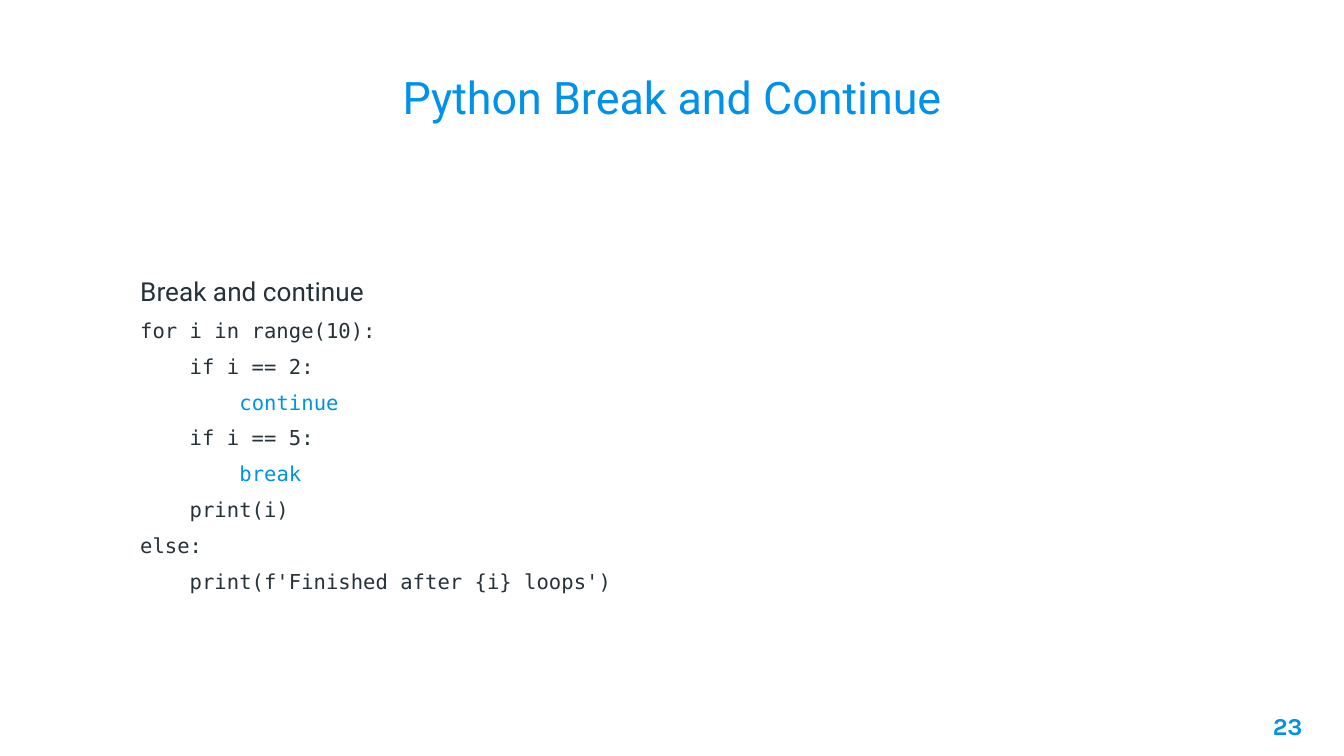
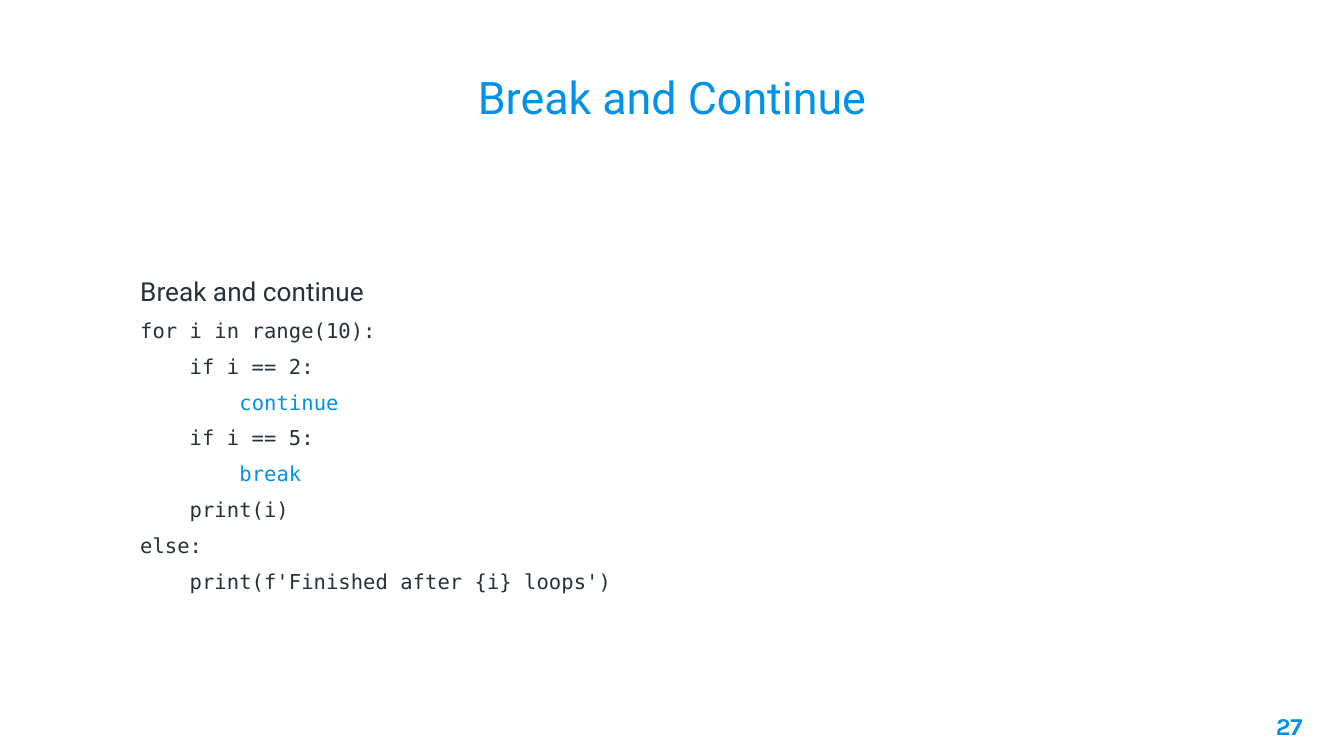
Before and after one commit to AleeRezaa/learn-python, a slide deck: slide 27 of Python.pptx (slide 23 before the commit). Drawn at 1344x756 pixels with LibreOffice and Linux fonts; fonts in the diff are those of the drawing; background and template pictures are left out. Boxes give left, top, right and bottom in pixels: in the first picture for what was removed or moved away, otherwise in the second. Text is boxed around its words. In the diff, an @@ line names an element or a change of style, - is before the commit and + after.

```diff
--- a/Python.pptx
+++ b/Python.pptx
@@ title at [478,80,866,115]: text changed @@
-Python Break and Continue
+Break and Continue
@@ page number at [1276,719,1303,735]: text changed @@
-23
+27
```
Also in this commit, not shown: 35 other slides changed, 4 slides added, 1 slide removed.
